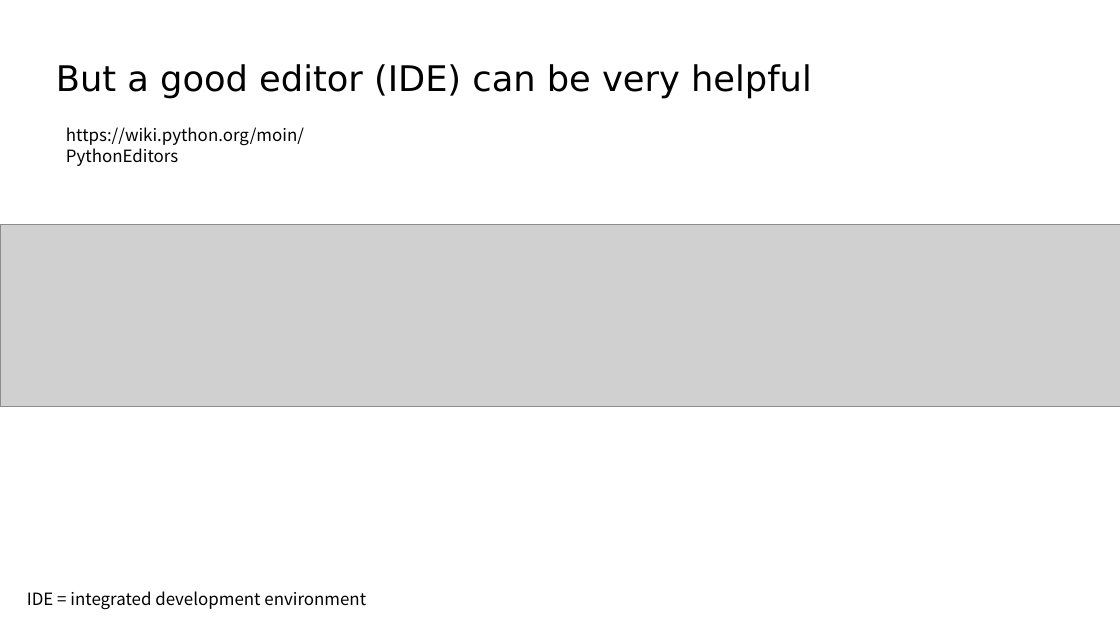
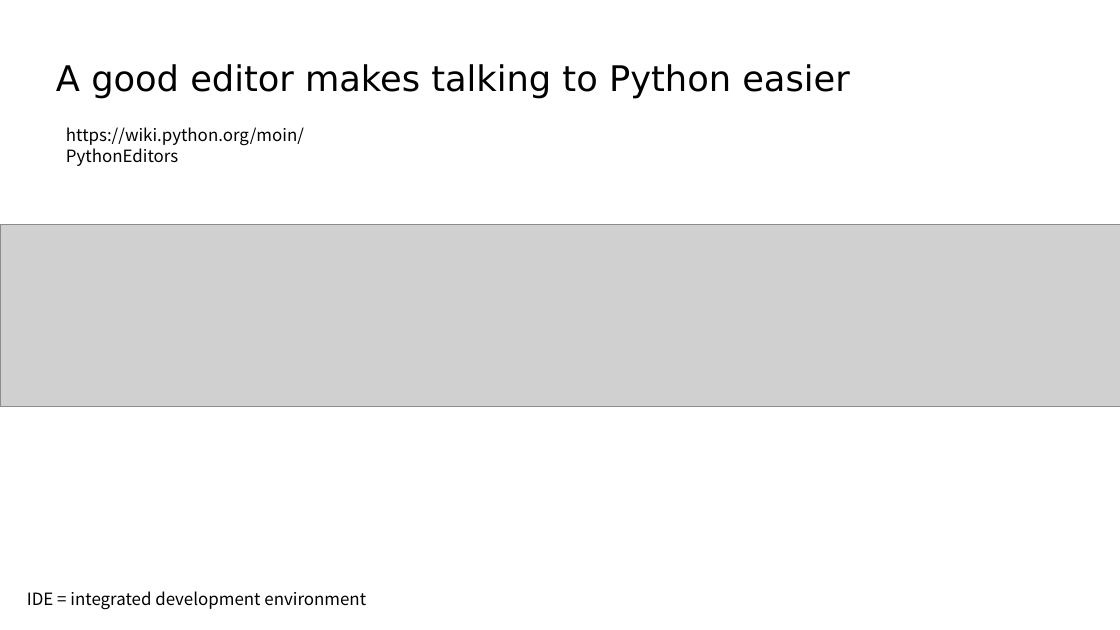
Before and after one commit to dvanderelst-classes/python-class, a slide deck: slide 7 of 02_Editor/Editor.odp (slide 6 before the commit). Drawn at 1120x630 pixels with LibreOffice and Linux fonts; fonts in the diff are those of the drawing; grey boxes stand for pictures. Boxes give left, top, right and bottom in pixels: in the first picture for what was removed or moved away, otherwise in the second. Text is boxed around its words. In the diff, an @@ line names an element or a change of style, - is before the commit and + after.

Commit message:
Prepare Editor

```diff
--- a/02_Editor/Editor.odp
+++ b/02_Editor/Editor.odp
@@ title at <box>56,64,850,99</box>: text changed @@
-But a good editor (IDE) can be very helpful
+A good editor makes talking to Python easier
```
Also in this commit, not shown: 3 other slides changed, 4 slides added, 2 slides removed, 1 other file.
